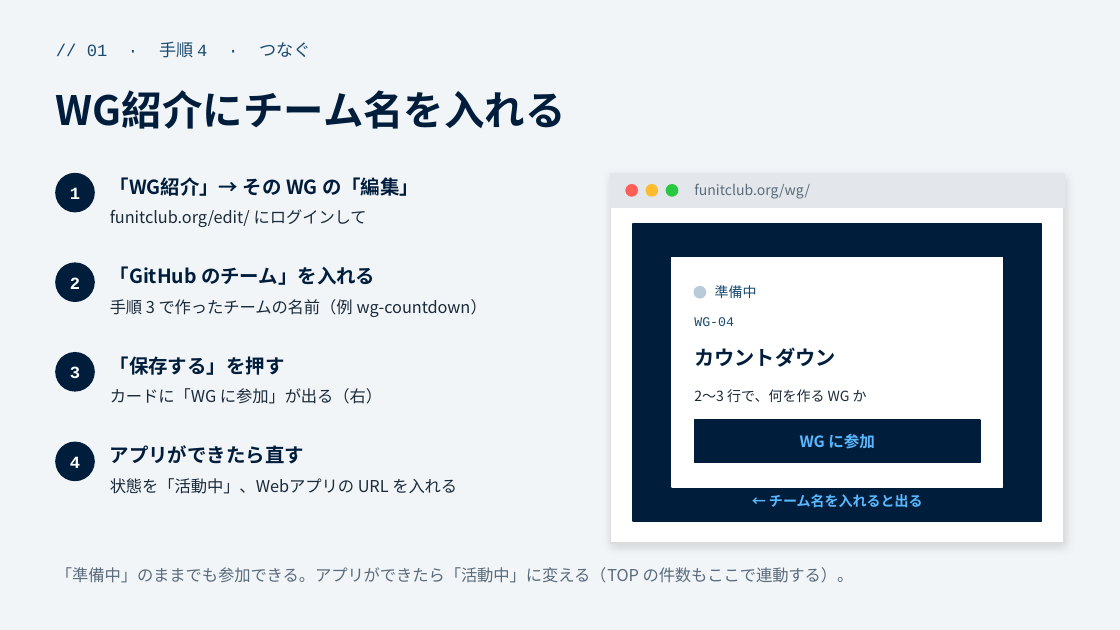
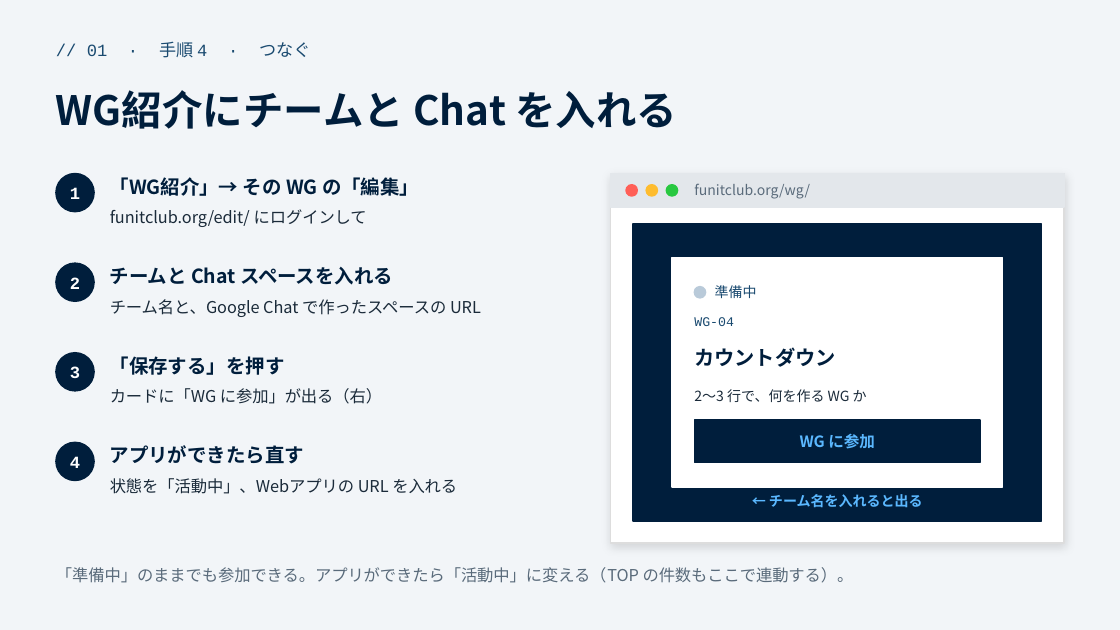
Before and after one commit to funITclub/homepage, a slide deck: slide 7 of static/guide/01_リポジトリの作り方と運用.pptx. Drawn at 1120x630 pixels with LibreOffice and Linux fonts; fonts in the diff are those of the drawing. Boxes give left, top, right and bottom in pixels: in the first picture for what was removed or moved away, otherwise in the second. Text is boxed around its words. In the diff, an @@ line names an element or a change of style, - is before the commit and + after.

```diff
--- a/static/guide/01_リポジトリの作り方と運用.pptx
+++ b/static/guide/01_リポジトリの作り方と運用.pptx
@@ text at (56, 90, 677, 129): text changed @@
-WG紹介にチーム名を入れる
+WG紹介にチームと Chat を入れる
@@ text at (110, 267, 393, 285): text changed @@
-「GitHub のチーム」を入れる
+チームと Chat スペースを入れる
@@ text at (110, 299, 481, 317): text changed @@
-手順 3 で作ったチームの名前（例 wg-countdown）
+チーム名と、Google Chat で作ったスペースの URL
```
Also in this commit, not shown: 2 other slides changed, 5 other files.
